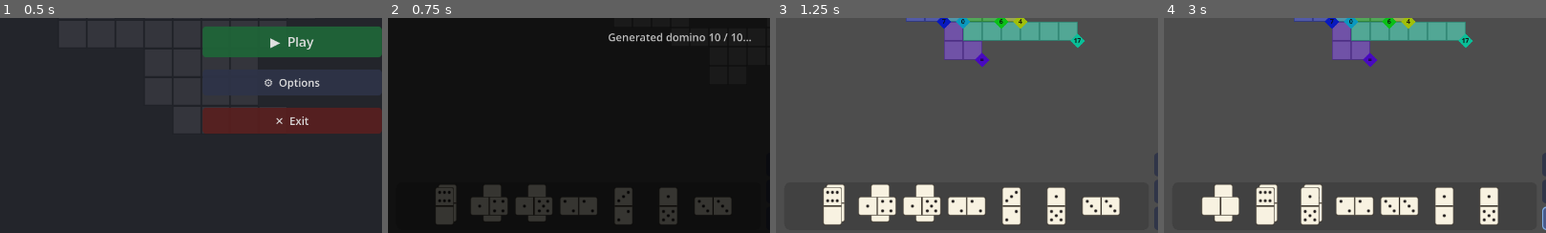
Above: before the commit, frames 1-4 (left to right).
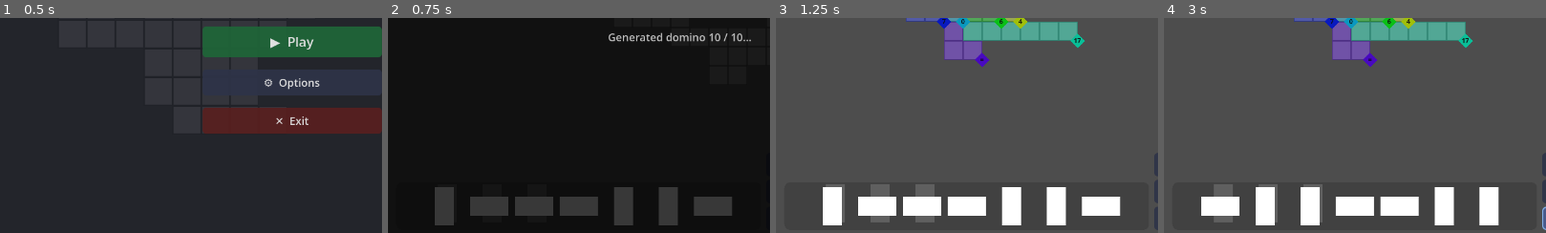
Above: after the commit, the same moments.

Repository: Javen-W/Ritz
Game: Godot game, scene res://main_menu.tscn
Two runs of this game, one before a commit and one after it. Both use one fixed random seed, a clock stepped at 60 frames per second and the inputs below.
Inputs:
- Up to frame 1 (0.5 s): no input
- Up to frame 2 (0.75 s): click "▶ Play" at 0.5 s
- Up to frame 3 (1.25 s): no input
- Up to frame 4 (3 s): click "◀" at 1.25 s; click "▶" at 2 s; click "⇄ Shuffle" at 2.75 s
The pictures show only the part of the screen within x 12-62%, y 50-100%; the shares and areas given below are measured in that part.

Frame 1 is identical in both runs. In frame 2, 2.2% of the frame differs, in the area x 12-90%, y 77-97%; in frame 3, 7.3%, in the area x 12-91%, y 77-97%; in frame 4, 7.1%.

Commit message:
Fix: apply MODULATE in domino shader so preview dominos are darkened/translucent
Co-authored-by: Javen-W <21213702+Javen-W@users.noreply.github.com>

Diff:
--- a/domino.gdshader
+++ b/domino.gdshader
@@ -129,5 +129,10 @@
 
 		// Final colour with shape alpha for smooth outer edge
 		COLOR = vec4(col.rgb, shape);
+
+		// Apply the node's modulate (includes parent modulate, e.g. PREVIEW_MODULATE
+		// set by DominoPanel on preview-stack dominos).  Canvas-item ShaderMaterials
+		// do NOT apply MODULATE automatically — the shader must do it explicitly.
+		COLOR *= MODULATE;
 	}
 }
